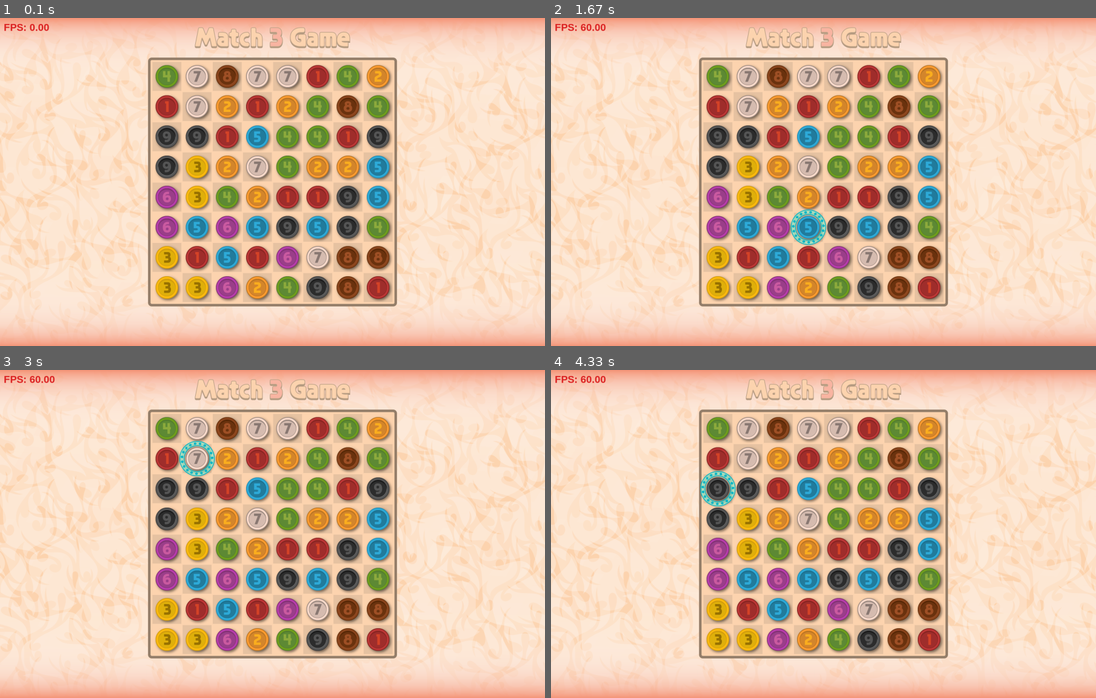
Above: before the commit, frames 1-4 (two rows, left to right).
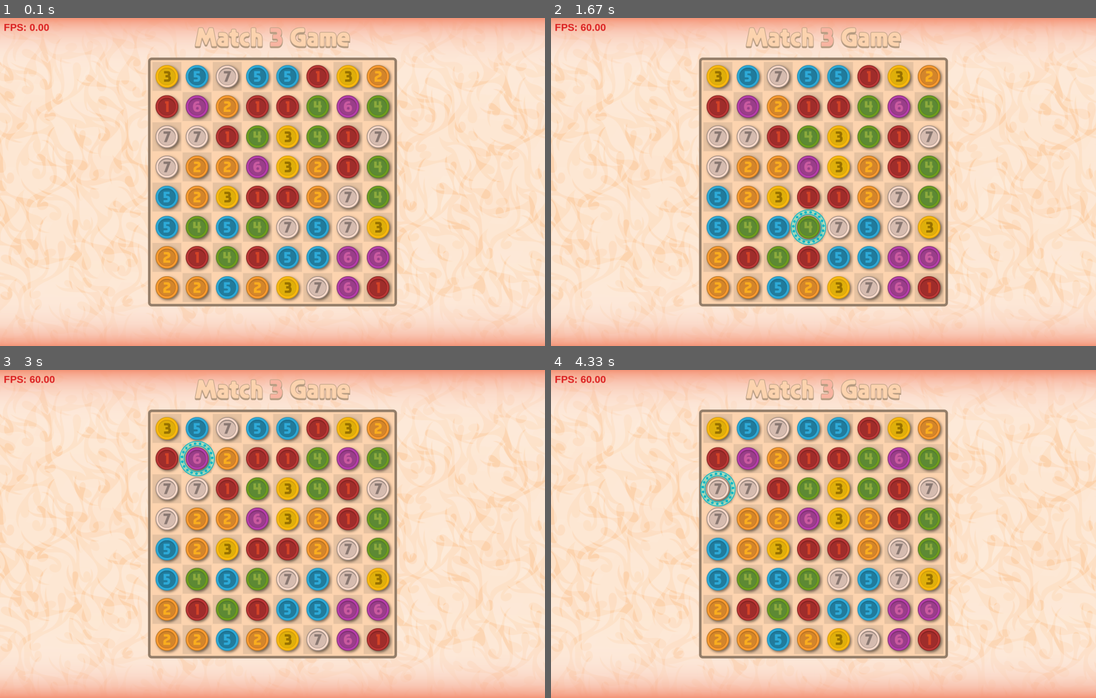
Above: after the commit, the same moments.

Repository: petrnita/Match3-Pygame-W.I.P.
Game: pygame game, started from main.py
Two runs of this game, one before a commit and one after it. Both use one fixed random seed, a clock stepped at 60 frames per second and the inputs below.
Inputs (mouse positions are in pixels of both pictures, inside the frame that each line leads up to):
- Up to frame 1 (0.1 s): no input
- Up to frame 2 (1.67 s): click (823, 182) at 0.38 s; click (905, 67) at 0.72 s; press the mouse at (905, 67) at 1.03 s; move the mouse to (850, 165) at 1.13 s; release the mouse at (796, 267) at 1.27 s; click (823, 221) at 1.38 s
- Up to frame 3 (3 s): click (196, 465) at 1.75 s; click (65, 461) at 2.25 s
- Up to frame 4 (4.33 s): click (850, 520) at 3.08 s; click (1019, 609) at 3.65 s; click (703, 474) at 3.98 s

The runs differ from the first frame. In frame 1, 11% of the frame differs, in the area x 28-72%, y 14-86%; in frame 2, 11%; in frame 3, 11%; in frame 4, 11%.

Commit message:
modified:   consts.py

Diff:
--- a/consts.py
+++ b/consts.py
@@ -46,7 +46,7 @@
 
 GAME = Game_Props()
 GAME.BOARD_SIZE = vec(8, 8)
-GAME.NUMBER_OF_GEMS = 9
+GAME.NUMBER_OF_GEMS = 7
 
 GEMS = Properities()
 GEMS.IMAGE = pygame.image.load('gfx/gems.png')
